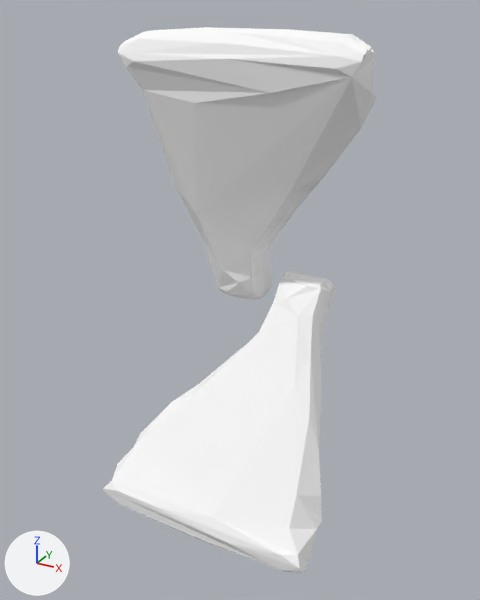
A saved change to the OBJ model data/models/erj195_gear_l.obj.
The view is the same before and after, from a 50 mm camera at (-2.305, -0.879, -1.647) aimed at (-2.524, -0.481, -1.846). The lights are fixed; the arrows at lower left show +X, +Y and +Z. The picture after the commit comes second. Where no turn or scale is listed for an object, it has been applied to the vertices.

The older version as bpy lines, for what is in view:
```python
me_erj195_gear_l = bpy.data.meshes.new('erj195_gear_l')
me_erj195_gear_l.from_pydata(...)  # 252 vertices, 495 faces; spans x -2.612..-2.437, y -0.554..-0.407, z -2.028..-1.659
me_erj195_gear_l.materials.append(mat_mat1)  # white #ffffff
ob_erj195_gear_l = bpy.data.objects.new('erj195_gear_l', me_erj195_gear_l)
ob_erj195_gear_l.location = (0.0, 0.0, 0.0)
```
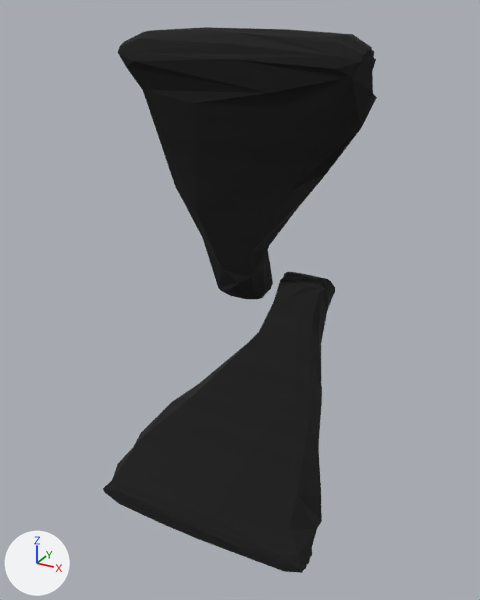
Where the change shows, as pixel boxes [x1, y1, x2, y2] in the pictures (480 x 600 px):
'erj195_gear_l', recoloured (white to black)
    both: [103, 27, 377, 573]

Patch to the scene script:
```diff
--- a/data/models/erj195_gear_l.obj.py
+++ b/data/models/erj195_gear_l.obj.py
@@ img_erj_wing_png @@
+img_erj_wing_png = load_image('ERJ-wing.png', 'ERJ-wing.png', 1024, 1024, 'sRGB')
@@ mat_mat1_erj_wing @@
+mat_mat1_erj_wing = principled_material('mat1_ERJ-wing')
+mat_mat1_erj_wing.texture = img_erj_wing_png
+mat_mat1_erj_wing.roughness = 1.0
@@ me_erj195_gear_l @@
 me_erj195_gear_l.from_pydata(...)  # 252 vertices, 495 faces; spans x -2.612..-2.437, y -0.554..-0.407, z -2.028..-1.659
-me_erj195_gear_l.materials.append(mat_mat1)  # white #ffffff
+me_erj195_gear_l.materials.append(mat_mat1_erj_wing)  # picture img_erj_wing_png
```
